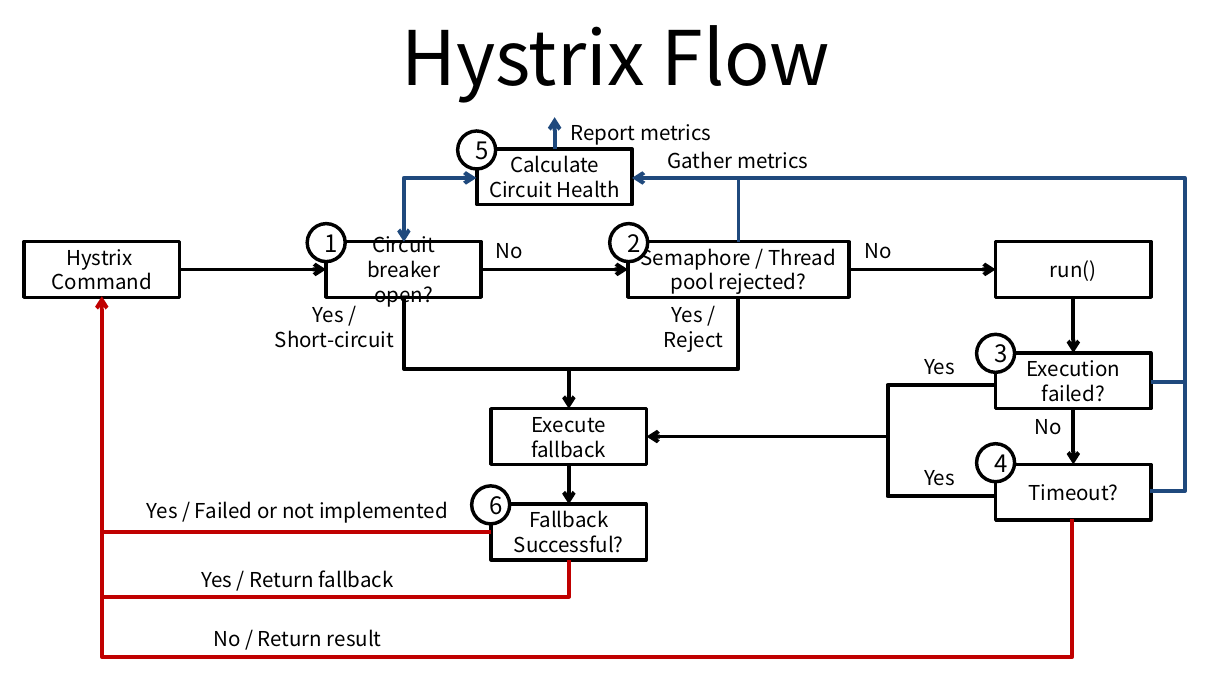
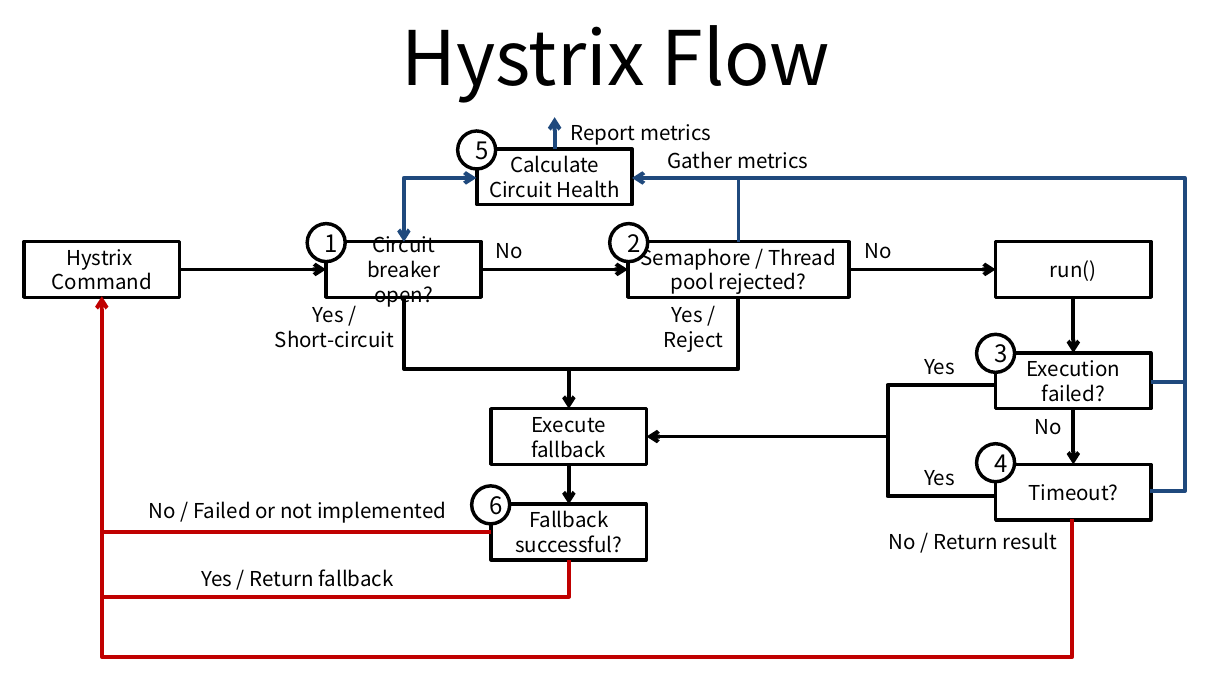
Before and after one commit to ssup2/blog-old, a slide deck: slide 2 of images/theory_analysis/Spring_Cloud/Spring_Cloud.pptx. Drawn at 1232x693 pixels with LibreOffice and Linux fonts; fonts in the diff are those of the drawing. Boxes give left, top, right and bottom in pixels: in the first picture for what was removed or moved away, otherwise in the second. Text is boxed around its words. In the diff, an @@ line names an element or a change of style, - is before the commit and + after.

```diff
--- a/images/theory_analysis/Spring_Cloud/Spring_Cloud.pptx
+++ b/images/theory_analysis/Spring_Cloud/Spring_Cloud.pptx
@@ text at box(149, 501, 446, 523): text changed @@
-Yes / Failed or not implemented
+No / Failed or not implemented
@@ text in rectangle at box(515, 510, 622, 553): text changed @@
-Fallback Successful?
+Fallback successful?
@@ text "No / Return result": place and size @@
-text "No / Return result" at box(213, 629, 382, 647)
+text "No / Return result" at box(889, 532, 1058, 550)
```
Also in this commit, not shown: 1 other slide changed, 3 other files.
